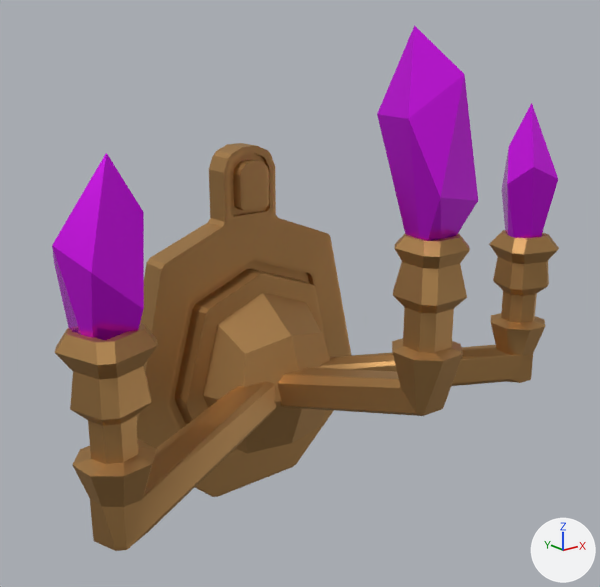
A saved change to the FBX model Assets/Prefabs/Furniture/Подкристальник.fbx.
Before and after are seen from a 50 mm camera at (-6.63, -9.7, 4.79) aimed at (-0.28, -1.77, 1.62). Lighting does not change. The marker at lower right points along +X, +Y and +Z. The picture after the commit comes second. Where no turn or scale is listed for an object, it has been applied to the vertices.

Script lines for the objects in view, before the commit:
```python
me_cube_002 = bpy.data.meshes.new('Cube.002')
me_cube_002.from_pydata(...)  # 517 vertices, 488 faces; spans x -3.81..3.82, y -4.09..0.04, z -1.82..3.32
me_cube_002.materials.append(mat_material_001)  # orange #bc935e
me_cube_003 = bpy.data.meshes.new('Cube.003')
me_cube_003.from_pydata(...)  # 13 vertices, 12 faces; spans x 2.84..3.77, y -0.02..0.82, z -1.21..1.15
me_cube_003.materials.append(mat_material_002)  # pink #e410ff
me_cube_006 = bpy.data.meshes.new('Cube.006')
me_cube_006.from_pydata(...)  # 14 vertices, 17 faces; spans x -0.5..0.43, y -0.52..0.52, z -0.95..1.5
me_cube_006.materials.append(mat_material_002)  # pink #e410ff
me_cube_007 = bpy.data.meshes.new('Cube.007')
me_cube_007.from_pydata(...)  # 13 vertices, 12 faces; spans x -3.73..-2.84, y 0.03..0.78, z -0.93..1.15
me_cube_007.materials.append(mat_material_002)  # pink #e410ff
ob_кристал_1 = bpy.data.objects.new('Кристал 1', me_cube_003)
ob_кристал_1.location = (0.0, -2.87, 2.71)
ob_кристал_2 = bpy.data.objects.new('Кристал 2', me_cube_007)
ob_кристал_2.location = (0.0, -2.87, 2.58)
ob_кристал_3 = bpy.data.objects.new('Кристал 3', me_cube_006)
ob_кристал_3.location = (-0.03, -3.59, 3.37)
ob_подкристальник = bpy.data.objects.new('Подкристальник', me_cube_002)
ob_подкристальник.location = (0.0, 0.0, 0.0)
```
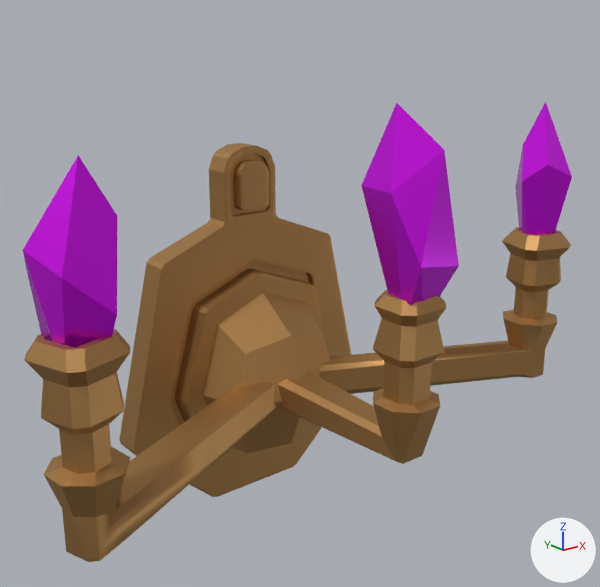
Where the newer file only moved an object's origin or applied its transform, the numbers keep the older frame.

The change, as a diff of the scene's bpy script:
```diff
--- a/Assets/Prefabs/Furniture/Подкристальник.fbx.py
+++ b/Assets/Prefabs/Furniture/Подкристальник.fbx.py
@@ me_cube_002 @@
 # used by ob_подкристальник; location = (0.0, 0.0, 0.0)
-me_cube_002.from_pydata(...)  # 517 vertices, 488 faces; spans x -3.81..3.82, y -4.09..0.04, z -1.82..3.32
+me_cube_002.from_pydata(...)  # 525 vertices, 496 faces; spans x -4.11..4.12, y -3.81..0.04, z -1.82..3.32
+# me_cube_002 part 2: 6 vertices moved from x -3.24..-2.92, y -2.73..-2.28, z -0.24..0.65 to x -3.38..-1.78, y -2.63..-1.57, z -0.23..0.24; 82 vertices removed from x -3.81..-2.85, y -3.03..-2.08, z -0.27..2.04; 90 vertices added at x -4.11..-1.86, y -3.03..-1.54, z -0.27..2.04
+# me_cube_002 part 3: 85 vertices moved from x 2.87..3.82, y -2.96..-2.01, z -0.24..2.0 to x 3.17..4.12, y -2.96..-2.01, z -0.24..2.0; 1 vertex removed from x 3.48, y -2.74, z 1.88; 1 vertex added at x 3.78, y -2.74, z 1.88
+# me_cube_002 part 4: 76 vertices moved from x -0.38..0.41, y -4.09..-3.31, z 0.63..2.7 to x -0.38..0.41, y -3.81..-3.02, z -0.1..1.97
 me_cube_002.materials.append(mat_material_001)
@@ me_cube_003 @@
 # used by ob_кристал_1; location = (0.0, -2.87, 2.71)
-me_cube_003.from_pydata(...)  # 13 vertices, 12 faces; spans x 2.84..3.77, y -0.02..0.82, z -1.21..1.15
+me_cube_003.from_pydata(...)  # 13 vertices, 12 faces; spans x 3.17..4.09, y -0.02..0.82, z -1.21..1.15
+# me_cube_003 part 5: the whole mesh is moved by (0.32, 0.0, 0.0)
 me_cube_003.materials.append(mat_material_002)
@@ me_cube_007 @@
 # used by ob_кристал_2; location = (0.0, -2.87, 2.58)
-me_cube_007.from_pydata(...)  # 13 vertices, 12 faces; spans x -3.73..-2.84, y 0.03..0.78, z -0.93..1.15
+me_cube_007.from_pydata(...)  # 13 vertices, 12 faces; spans x -4.01..-3.12, y 0.03..0.78, z -0.93..1.15
+# me_cube_007 part 1: the whole mesh is moved by (-0.28, 0.0, 0.0)
 me_cube_007.materials.append(mat_material_002)
@@ me_cube_006 @@
 # used by ob_кристал_3; location = (-0.03, -3.59, 3.37)
-me_cube_006.from_pydata(...)  # 14 vertices, 17 faces; spans x -0.5..0.43, y -0.52..0.52, z -0.95..1.5
+me_cube_006.from_pydata(...)  # 14 vertices, 17 faces; spans x -0.5..0.43, y -0.31..0.74, z -1.73..0.72
+# me_cube_006 part 6: the whole mesh is moved by (0.0, 0.22, -0.78)
 me_cube_006.materials.append(mat_material_002)
```

Changed parts and their boxes [x1, y1, x2, y2] in the pictures (600 x 587 px; the box of a moved part takes in the faces that stretch with it):
'Подкристальник', reshaped (9% wider)
    before: [55, 143, 559, 551]
    after: [24, 143, 571, 562]
'Кристал 3', moved
    before: [377, 25, 478, 241]
    after: [361, 103, 459, 305]
'Кристал 2', moved
    before: [52, 153, 144, 340]
    after: [23, 155, 117, 348]
'Кристал 1', moved
    before: [502, 103, 558, 238]
    after: [515, 102, 572, 235]
part 2 of me_cube_002, moved or reshaped
    before: [55, 323, 276, 551]
    after: [24, 329, 276, 562]
part 3 of me_cube_002, moved or reshaped
    before: [320, 230, 559, 386]
    after: [319, 227, 571, 394]
part 4 of me_cube_002, moved or reshaped
    before: [277, 233, 470, 416]
    after: [278, 290, 446, 464]
